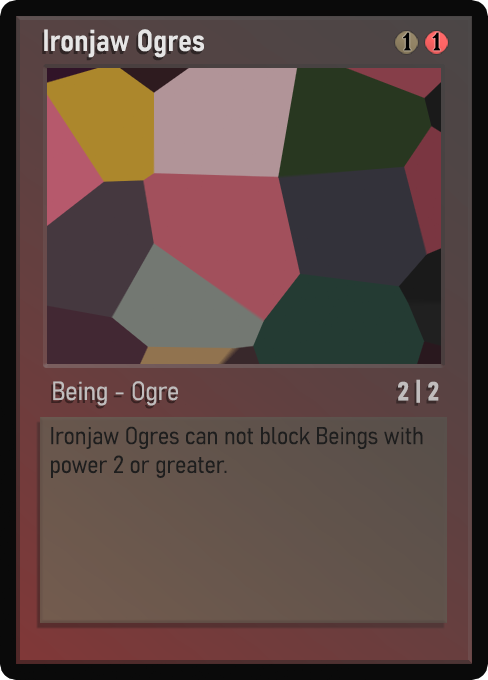
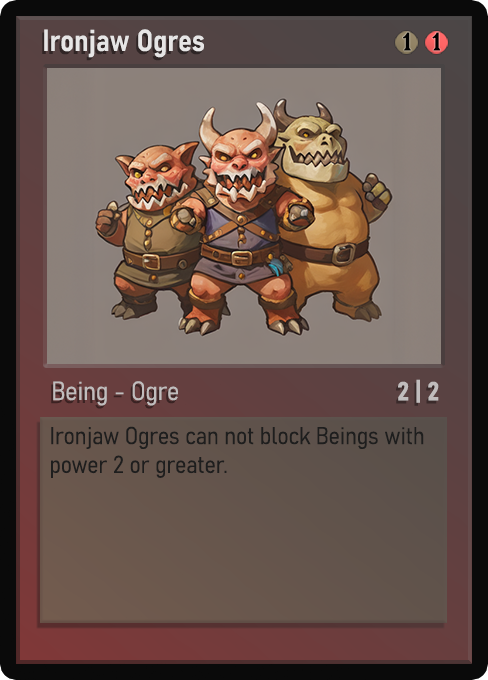
The second 488px x 680px image is a revision of the first. Changes to its layers:
painted on "Name" over [61, 30, 204, 57]
painted on "AtkDef" over [398, 382, 438, 390]
painted on "Class" over [53, 381, 177, 405]
painted on "Desc_norm" over [56, 427, 424, 478]
painted on "Artwork" over [47, 68, 441, 364]
